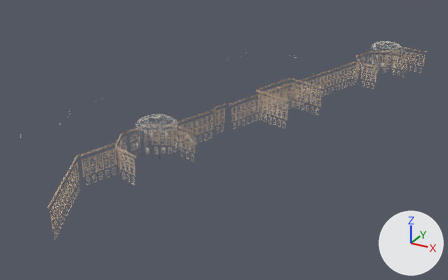
An edit to the glTF model web/data/tokyo/hero/marunouchi_fine.glb, drawn before and after from the same camera.
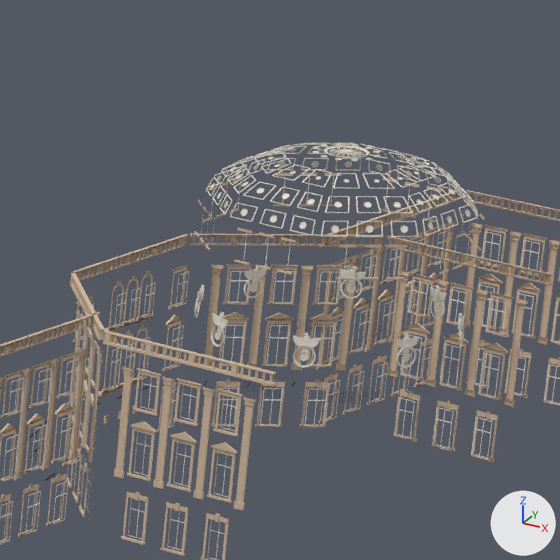
The first picture shows the older version from a 50 mm lens placed at (770.0, 943.0, 141.0), pointed at (609.0, 1236.0, -6.0). The close-ups show the older and then the newer version on the part from 78% to 92% of the width and 9% to 32% of the height of that picture. Only the edits that show in the close-ups are written down. The lights are fixed; the arrows at lower right show +X, +Y and +Z. Vertices at exactly the same position are counted once.

Names of what the first close-up shows: 'marunouchi_paint_sash_c1_4', 'marunouchi_paint_sash_c2_5', 'marunouchi_paint_sash_c2_6', 'marunouchi_room_relief_c2_4', 'marunouchi_room_relief_c2_5', 'marunouchi_stone_plain_c1_3', 'marunouchi_stone_plain_c1_4', 'marunouchi_stone_plain_c1_5', 'marunouchi_stone_plain_c2_3', 'marunouchi_stone_plain_c2_4', 'marunouchi_stone_plain_c2_5', 'marunouchi_stone_plain_c2_6' and 10 more.
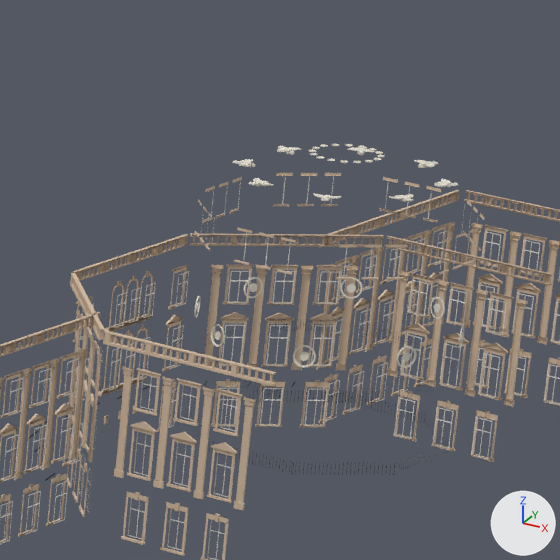
Diff of the bpy script that builds the scene:
```diff
--- a/web/data/tokyo/hero/marunouchi_fine.glb.py
+++ b/web/data/tokyo/hero/marunouchi_fine.glb.py
@@ me_marunouchi_room_relief_c2_4 @@
 # used by ob_marunouchi_room_relief_c2_4; location = (608.3, 1244.0, 2.7)
-me_marunouchi_room_relief_c2_4.from_pydata(...)  # 4542 vertices, 6567 faces; spans x 49.8..70.4, y 102.5..120.7, z 15.7..30.1
+me_marunouchi_room_relief_c2_4.from_pydata(...)  # 1820 vertices, 2626 faces; spans x 49.9..70.3, y 102.6..120.1, z 15.7..29.9
+# me_marunouchi_room_relief_c2_4 part 1: 389 loose pieces with 3776 vertices, spanning x 49.8..70.4, y 102.5..120.7, z 16.7..30.1, are deleted
+# me_marunouchi_room_relief_c2_4 part 2: 2 vertices moved within x 52.2..68.0, y 112.3..113.8, z 28.5; 14 vertices removed from x 52.2..68.0, y 112.3..115.1, z 28.5; 1068 vertices added at x 51.6..68.1, y 104.3..120.1, z 28.1..29.9
+# other edits to the shape of me_marunouchi_room_relief_c2_4 do not show in these pictures
 me_marunouchi_room_relief_c2_4.materials.append(mat_room_relief)
@@ me_marunouchi_room_relief_c2_5 @@
 # used by ob_marunouchi_room_relief_c2_5; location = (608.3, 1244.0, 2.7)
-me_marunouchi_room_relief_c2_5.from_pydata(...)  # 940 vertices, 1309 faces; spans x 52.43..67.32, y 119.42..123.09, z 15.74..28.53
+me_marunouchi_room_relief_c2_5.from_pydata(...)  # 296 vertices, 414 faces; spans x 58.32..67.27, y 119.82..123.0, z 15.74..28.46
+# me_marunouchi_room_relief_c2_5 part 3: 89 loose pieces with 754 vertices, spanning x 52.43..67.32, y 119.42..123.09, z 16.67..28.53, are deleted
+# me_marunouchi_room_relief_c2_5 part 4: 16 vertices removed from x 59.52..61.07, y 120.18..122.05, z 27.61..28.53; 126 vertices added at x 58.41..60.48, y 119.82..121.29, z 28.12..28.46
 me_marunouchi_room_relief_c2_5.materials.append(mat_room_relief)
```

Boxes [x1, y1, x2, y2] around the edits, measured in the close-ups (560 x 560 px):
'marunouchi_room_relief_c2_4', reshaped: before [194, 143, 479, 368]; after [194, 144, 464, 368]
'marunouchi_room_relief_c2_5', reshaped (43% narrower): before [270, 146, 456, 319]; after [340, 147, 445, 319]
part 1 of me_marunouchi_room_relief_c2_4, deleted: before [197, 143, 479, 355]
part 2 of me_marunouchi_room_relief_c2_4, built on: before [241, 156, 450, 181]; after [232, 144, 451, 202]
part 3 of me_marunouchi_room_relief_c2_5, deleted: before [270, 146, 456, 308]
part 4 of me_marunouchi_room_relief_c2_5, reshaped: before [365, 147, 383, 151]; after [349, 147, 375, 153]
